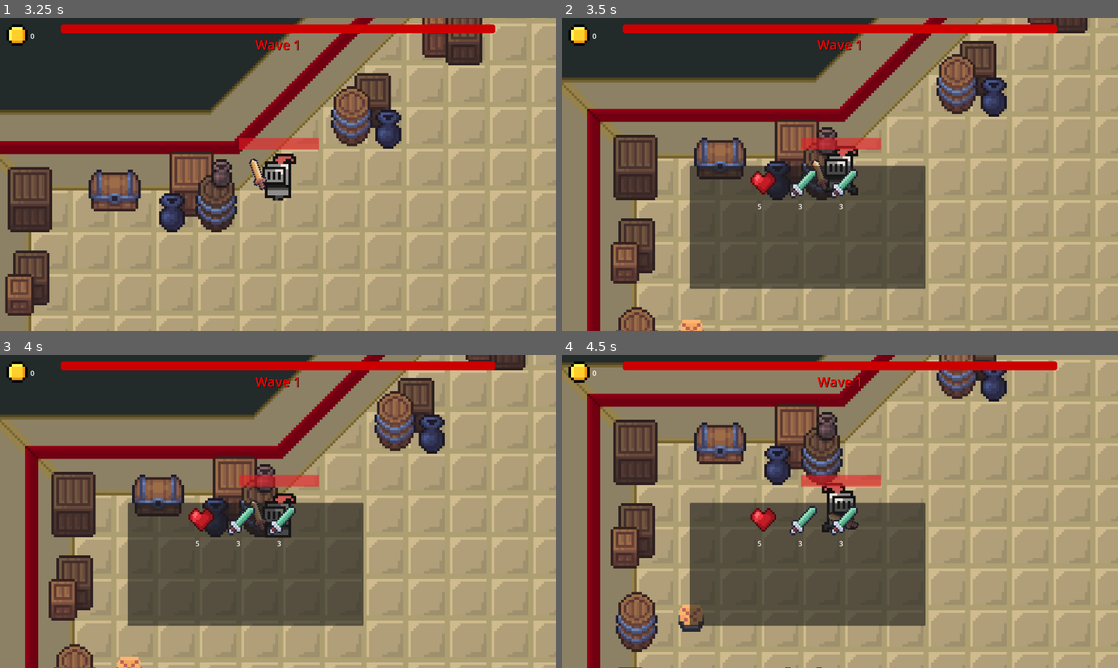
Above: before the commit, frames 1-4 (two rows, left to right).
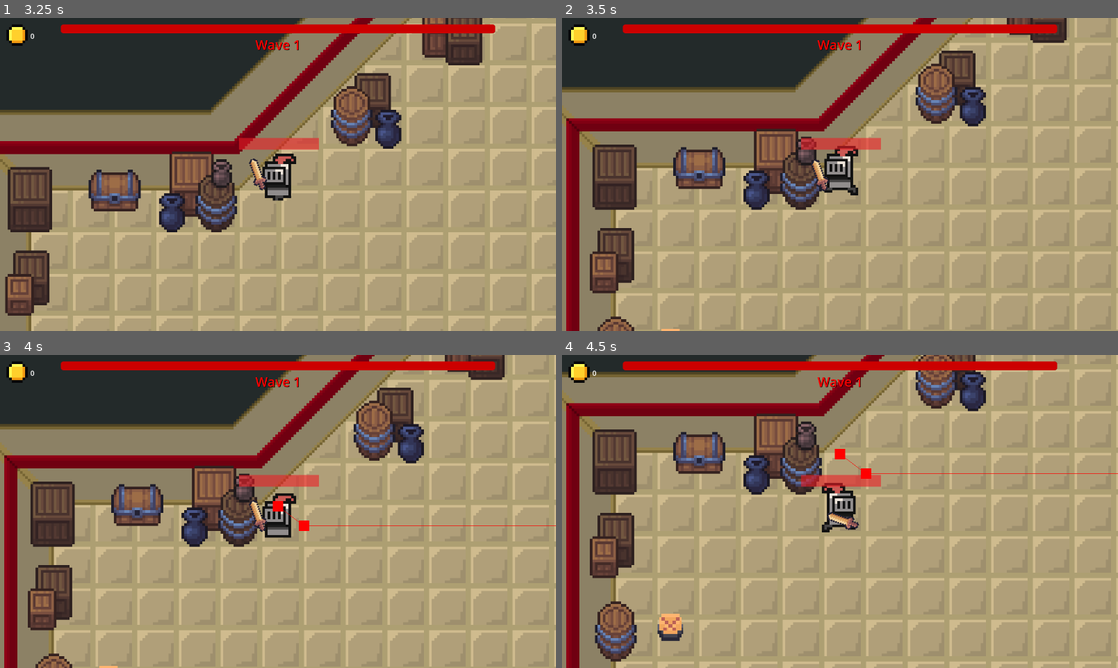
Above: after the commit, the same moments.

Repository: DavydGladius/Gladiator
Game: Godot game, scene res://Scenes/main_menu.tscn
The game is run twice, just before and just after one commit, with the same random seed, the same clock (stepped at 60 frames per second) and the same inputs. Sound files missing from this copy of the repository are replaced by a short silence.
Inputs (mouse positions are in pixels of both pictures, inside the frame that each line leads up to):
- Up to frame 1 (3.25 s): click "Start" at 0.5 s; tap Enter at 1.25 s; move the mouse to (250, 237) at 1.27 s; hold W (up) 1.28-2 s; click (250, 237) at 1.35 s; drag from (444, 221) to (305, 146) at 2.02 s; move the mouse to (111, 127) at 2.77 s; hold A (left) from 2.78 s (still down); tap Alt at 2.85 s
- Up to frame 2 (3.5 s): keep holding A (left)
- Up to frame 3 (4 s): release A (left) at 3.5 s; drag from (305, 511) to (111, 464) at 3.52 s
- Up to frame 4 (4.5 s): move the mouse to (756, 433) at 4.27 s; hold S (down) from 4.28 s (still down); click (756, 433) at 4.35 s

Frame 1 is identical in both runs. In frame 2, 47% of the frame differs, in the area x 0-100%, y 0-100%; in frame 3, 47%; in frame 4, 50%.

Commit message:
one box had bad hitbox
fixed one box hitbox like bruh

Diff:
--- a/Scenes/world.tscn
+++ b/Scenes/world.tscn
@@ -193,7 +193,7 @@
 10:0/0/physics_layer_0/polygon_0/points = PackedVector2Array(-5.333333, -8, -2.666666, -13.333333, 10.666668, -13.333333, 10.666668, 2.666668, 13.333334, 5.333334, 13.333334, 16, 2.666668, 16, -8, 16, -10.666666, 10.666668, -13.333333, 2.666668, -10.666666, -5.333333)
 12:0/size_in_atlas = Vector2i(2, 2)
 12:0/0 = 0
-12:0/0/physics_layer_0/polygon_0/points = PackedVector2Array(-2.666666, 0, 2.666668, -2.666666, 8, 0, 8, 10.666668, 0, 16, -5.333333, 16, -5.333333, 5.333334)
+12:0/0/physics_layer_0/polygon_0/points = PackedVector2Array(-16, -16, 16, -16, 16, 16, -16, 16)
 8:2/size_in_atlas = Vector2i(2, 3)
 8:2/0 = 0
 8:2/0/physics_layer_0/polygon_0/points = PackedVector2Array(-8, -8, 8, -8, 10.666668, 0, 8, 8, -8, 8, -10.666666, 0)
